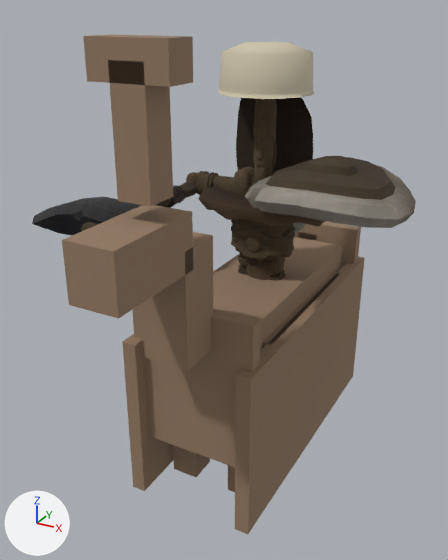
The glTF model csharp/Unciv.Godot/Packs/units/models/unit/Mandekalu Cavalry.glb, before and after one commit.
Both versions are drawn from a 50 mm lens placed at (0.545, -1.165, 0.966), pointed at (-0.023, -0.132, 0.45). The lights are fixed; the arrows at lower left show +X, +Y and +Z. The picture after the commit comes second. Where no turn or scale is listed for an object, it has been applied to the vertices. Vertices at exactly the same position are counted once.

In view in the first picture: '1H_Axe', 'Barbarian_Cape', 'Barbarian_Round_Shield', 'HorseMesh', 'Warrior'.
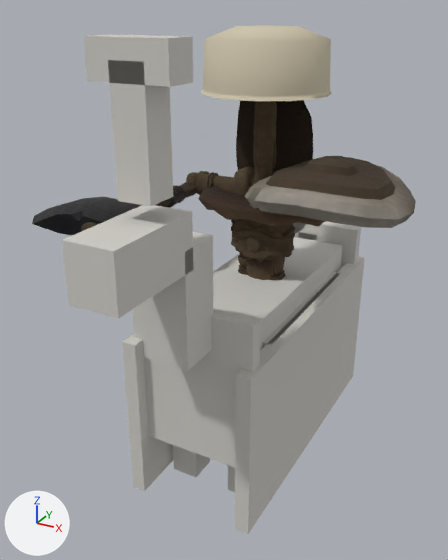
Location of each change, (x1, y1, x2, y2) in pixels of the pictures (448 x 560 px; the box of a moved part takes in the faces that stretch with it):
```json
{"object": "HorseMesh", "change": "recoloured", "before": [62, 34, 365, 534], "after": [62, 34, 365, 534], "on screen": "brown to light grey"}
{"object": "Warrior", "change": "reshaped", "before": [186, 42, 325, 281], "after": [186, 25, 332, 281], "on screen": "7% taller"}
{"part": 1, "of": "me_mesh_skinned", "change": "moved or reshaped", "before": [218, 42, 314, 99], "after": [201, 25, 332, 101]}
```

Scene script edits in JSON lines:
```json
{"op": "set", "path": "mat_horse.base_color", "old": "(0.3, 0.2, 0.13)", "new": "(0.64, 0.62, 0.58)", "note": "brown #957c65 -> light grey #d1cec8"}
{"block": "me_mesh_skinned", "where": "# used by ob_warrior; location = (0.0, 0.0, 0.38)"}
{"op": "remove", "block": "me_mesh_skinned", "code": "me_mesh_skinned.from_pydata(...)  # 2561 vertices, 4709 faces; spans x -0.188..0.188, y -0.097..0.094, z 0.0..0.525"}
{"op": "add", "block": "me_mesh_skinned", "code": "me_mesh_skinned.from_pydata(...)  # 2561 vertices, 4709 faces; spans x -0.188..0.188, y -0.131..0.128, z 0.0..0.554"}
{"block": "me_mesh_skinned", "change": "me_mesh_skinned part 1: 81 of 2561 vertices moved; they spanned x -0.096..0.096, y -0.097..0.094, z 0.431..0.525 and now span x -0.13..0.13, y -0.131..0.128, z 0.431..0.554; mean shift (0.0, 0.0, 0.011); largest move (0.0, -0.091, 0.507) -> (0.0, -0.123, 0.531)"}
```
